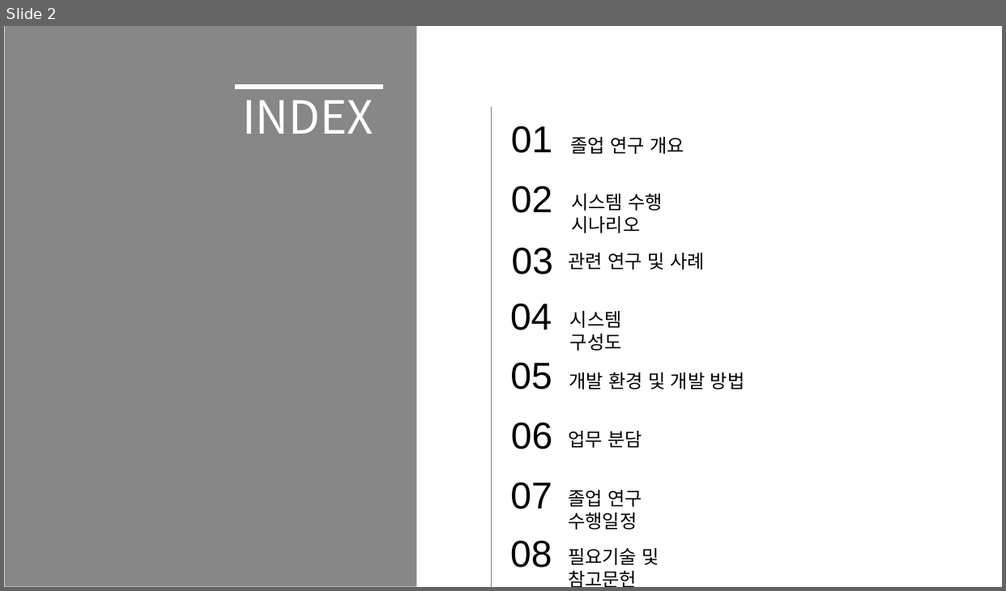
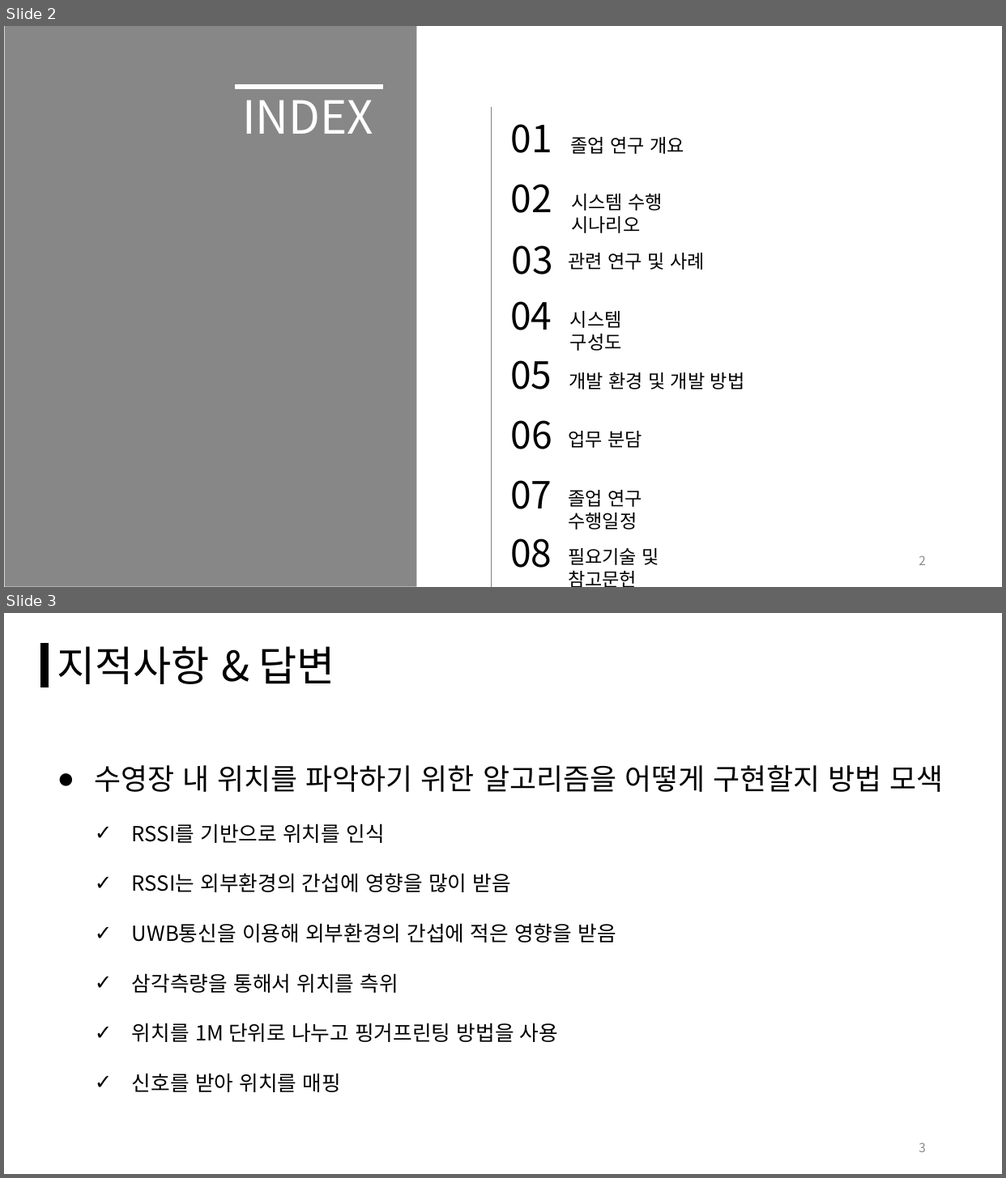
Before and after one commit to Final-Project-KPU/Plan, a slide deck: 제안서(김동민,김상현,나기엽,허영민).pptx. Shown one above the other, each under a label of ours: slide 2 before the commit, slides 2 and 3 after it. The pictures are 1006x591 and 1006x1178 pixels, drawn with LibreOffice and Linux fonts; fonts in the diff are those of the drawing; background and template pictures are left out. Boxes give left, top, right and bottom in pixels: in the first picture for what was removed or moved away, otherwise in the second. Text is boxed around its words. In the diff, an @@ line names an element or a change of style, - is before the commit and + after.

Commit message:
Add files via upload
재심사용 제안서

```diff
--- a/제안서(김동민,김상현,나기엽,허영민).pptx
+++ b/제안서(김동민,김상현,나기엽,허영민).pptx
@@ slide 3 added at (4, 613, 1002, 1174), background #FFFFFF @@
@@ rectangle added at (41, 644, 49, 687), fill #000000, outline #000000 1 pt @@
@@ text added at (57, 646, 335, 684), 40 pt, text #000000 @@
+지적사항 & 답변
@@ text added at (95, 765, 943, 1093), 20 pt, text #000000 @@
+● 수영장 내 위치를 파악하기 위한 알고리즘을 어떻게 구현할지 방법 모색
+  ✓ RSSI를 기반으로 위치를 인식
+  ✓ RSSI는 외부환경의 간섭에 영향을 많이 받음
+  ✓ UWB통신을 이용해 외부환경의 간섭에 적은 영향을 받음
+  ✓ 삼각측량을 통해서 위치를 측위
+  ✓ 위치를 1M 단위로 나누고 핑거프린팅 방법을 사용
+  ✓ 신호를 받아 위치를 매핑
@@ page number added at (918, 1143, 926, 1152), 12 pt, text #8C8C8C @@
+3
@@ slide 2 changed as well @@
@@ font Arial to Noto Sans CJK KR in 8 elements at (511, 124, 552, 153), (511, 184, 552, 213), (512, 246, 553, 275), (510, 301, 552, 331), (510, 361, 552, 390), (511, 420, 552, 450), (510, 480, 552, 510), (510, 539, 552, 568) @@
@@ page number added at (918, 556, 926, 565), 12 pt, text #8C8C8C @@
+2
```
Also in this commit, not shown: 16 other slides changed, 1 other slide added, 1 slide removed, 1 other file.
